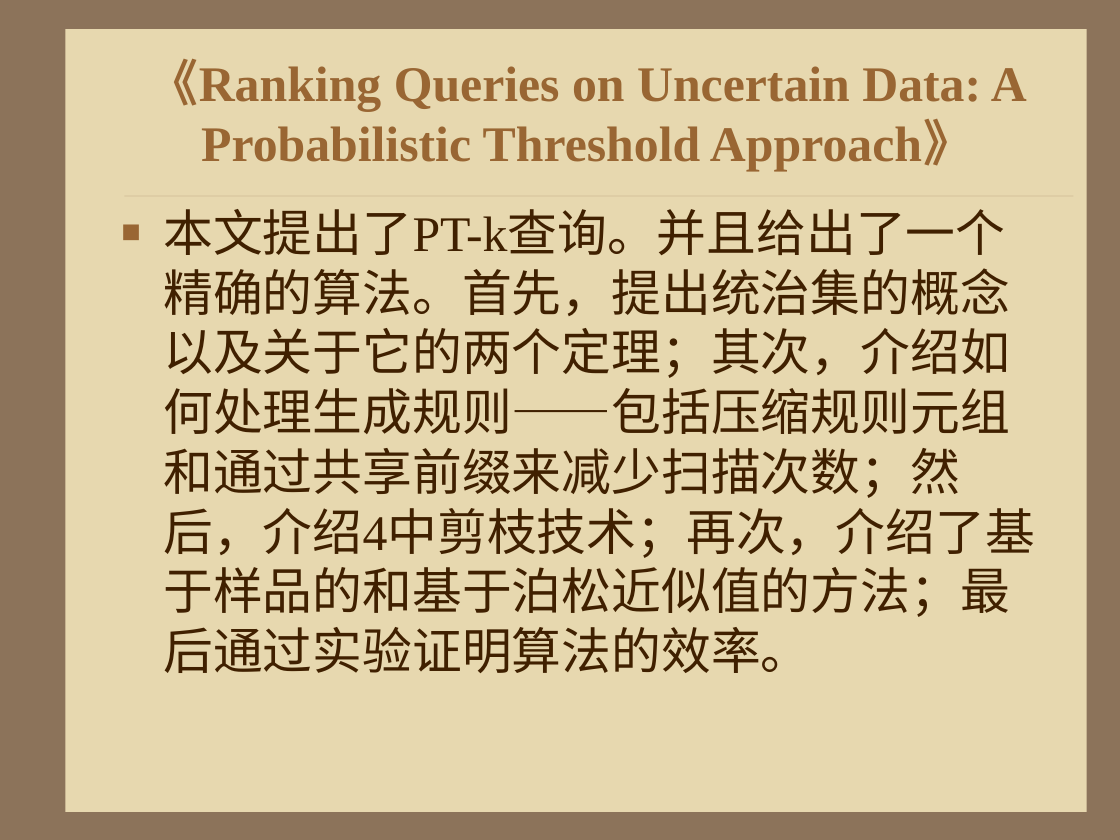
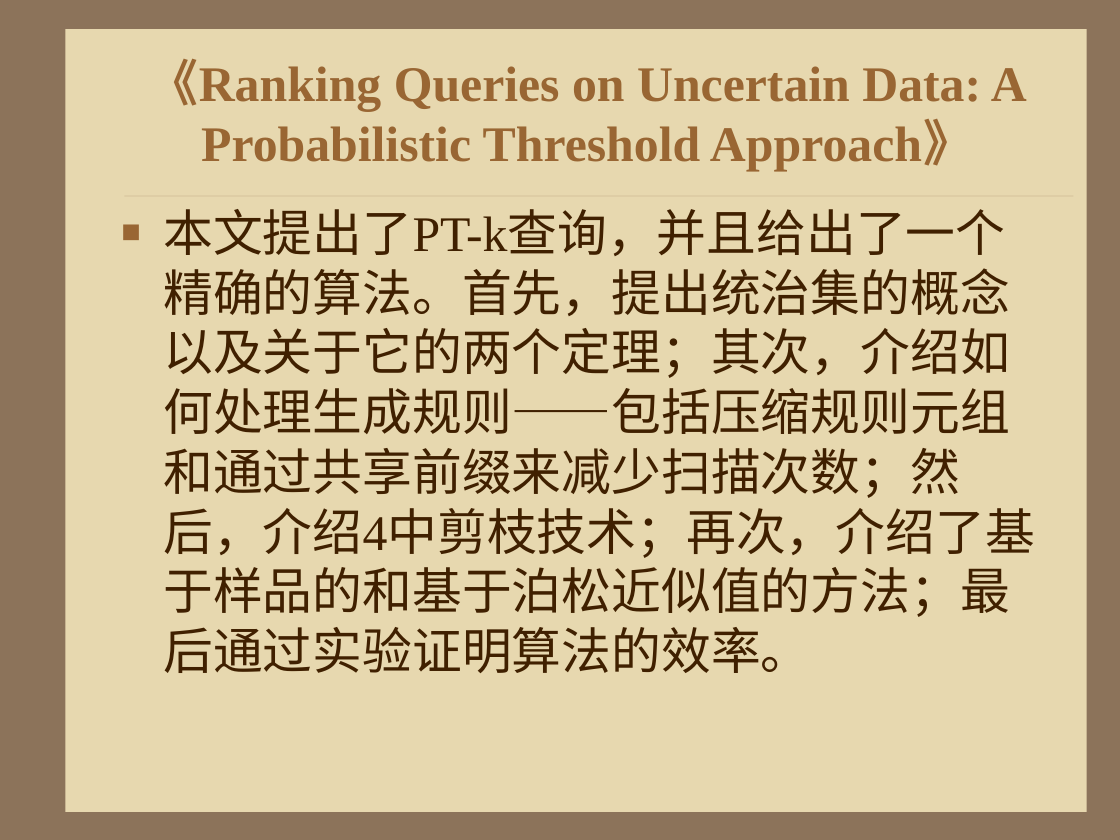
Before and after one commit to HiltonWei/wpstest, a slide deck: slide 19 of branches/区钺坚/读书报告/不确定性数据的查询分析处理.ppt. Drawn at 1120x840 pixels with LibreOffice and Linux fonts; fonts in the diff are those of the drawing; background and template pictures are left out. Boxes give left, top, right and bottom in pixels: in the first picture for what was removed or moved away, otherwise in the second. Text is boxed around its words. In the diff, an @@ line names an element or a change of style, - is before the commit and + after.

```diff
--- a/branches/区钺坚/读书报告/不确定性数据的查询分析处理.ppt
+++ b/branches/区钺坚/读书报告/不确定性数据的查询分析处理.ppt
@@ text at box(163, 209, 1035, 673): text changed @@
-■ 本文提出了PT-k查询。并且给出了一个精确的算法。首先，提出统治集的概念以及关于它的两个定理；其次，介绍如何处理生成规则——包括压缩规则元组和通过共享前缀来减少扫描次数；然后，介绍4中剪枝技术；再次，介绍了基于样品的和基于泊松近似值的方法；最后通过实验证明算法的效率。
+■ 本文提出了PT-k查询，并且给出了一个精确的算法。首先，提出统治集的概念以及关于它的两个定理；其次，介绍如何处理生成规则——包括压缩规则元组和通过共享前缀来减少扫描次数；然后，介绍4中剪枝技术；再次，介绍了基于样品的和基于泊松近似值的方法；最后通过实验证明算法的效率。
```
Also in this commit, not shown: 12 other slides changed.
